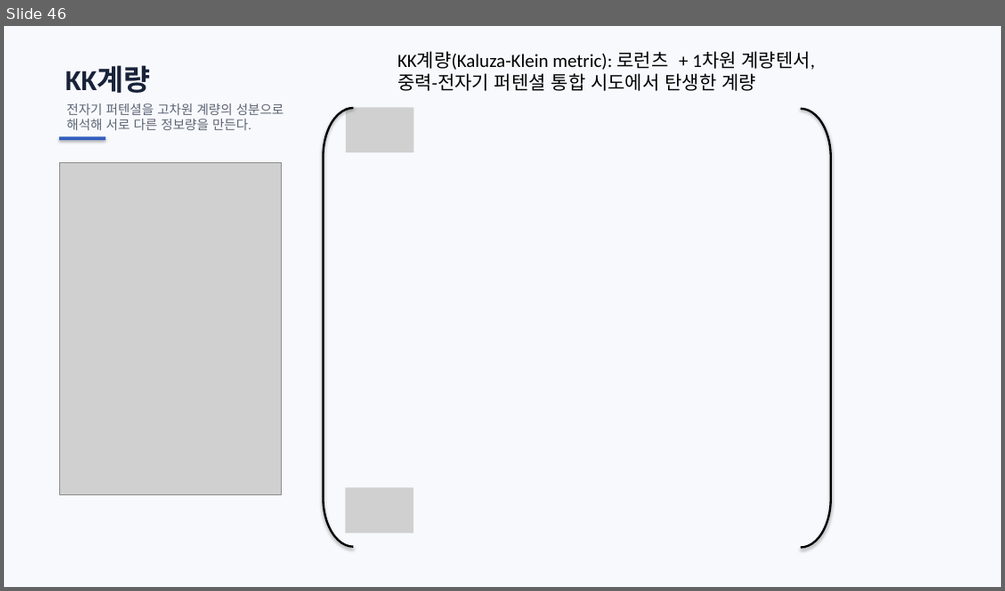
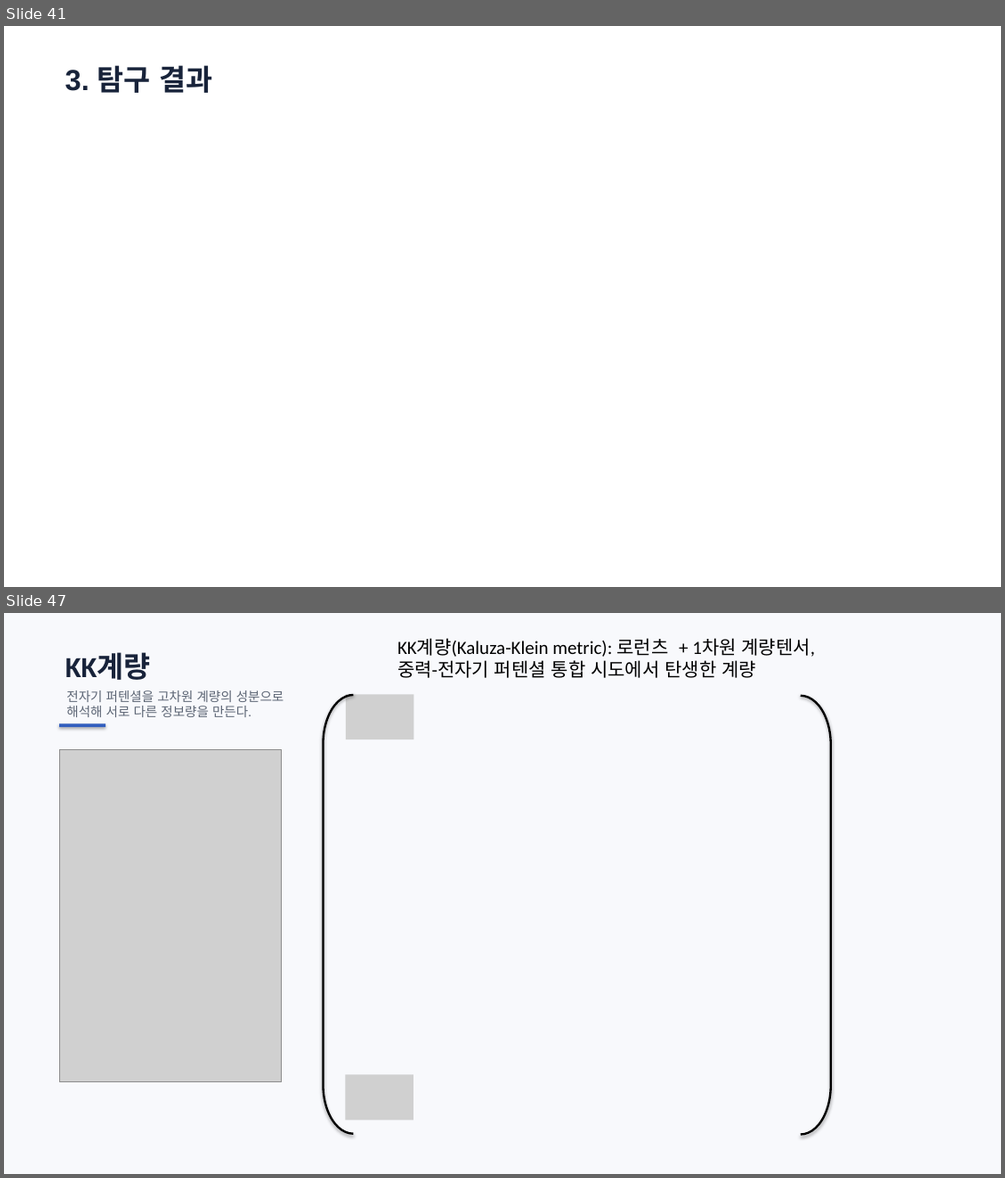
Before and after one commit to ohyunu525/KK-AI, a slide deck: Documents/보고서 파일.pptx. Shown one above the other, each under a label of ours: slide 46 before the commit, slides 41 and 47 after it; the slides between them are not shown. The pictures are 1005x591 and 1005x1178 pixels, drawn with LibreOffice and Linux fonts; fonts in the diff are those of the drawing; grey boxes stand for pictures. Boxes give left, top, right and bottom in pixels: in the first picture for what was removed or moved away, otherwise in the second. Text is boxed around its words. In the diff, an @@ line names an element or a change of style, - is before the commit and + after.

```diff
--- a/Documents/보고서 파일.pptx
+++ b/Documents/보고서 파일.pptx
@@ slide 41 added at <box>4,26,1001,587</box>, background #FFFFFF @@
@@ text added at <box>65,65,212,93</box>, 28 pt, text #18233A, bold @@
+3. 탐구 결과
@@ what was slide 46 is now slide 47 @@
```
Also in this commit, not shown: 3 slides changed.
